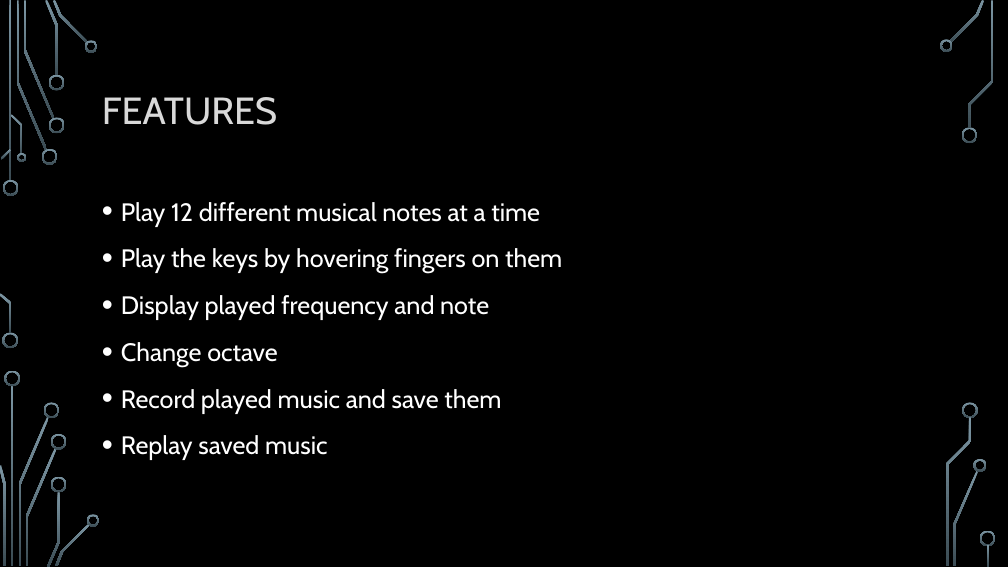
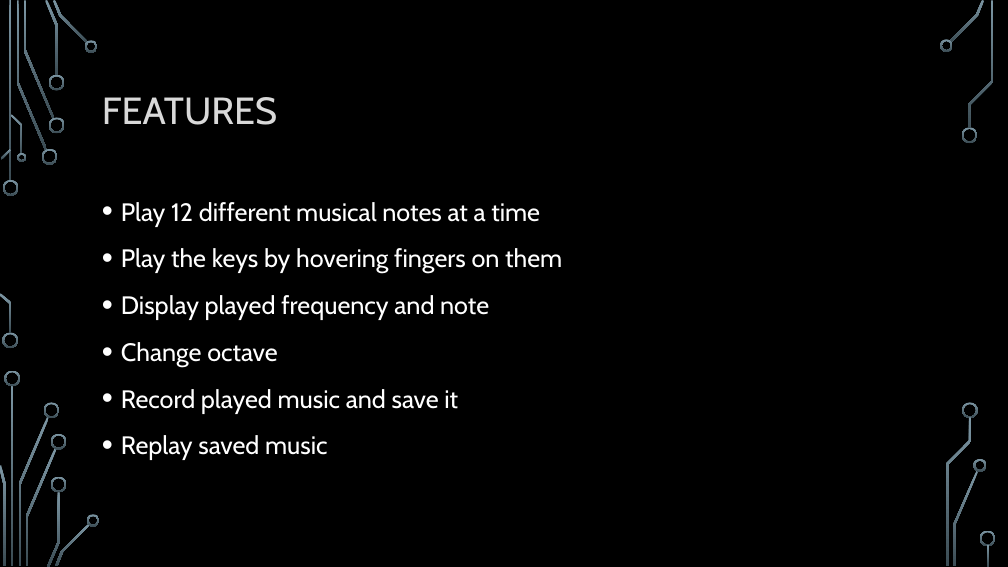
Before and after one commit to NahianSalsabil/Gesture-Based-Mini-Piano, a slide deck: slide 4 of project proposal/CSE 316 Project.pptx. Drawn at 1008x567 pixels with LibreOffice and Linux fonts; fonts in the diff are those of the drawing; background and template pictures are left out. Boxes give left, top, right and bottom in pixels: in the first picture for what was removed or moved away, otherwise in the second. Text is boxed around its words. In the diff, an @@ line names an element or a change of style, - is before the commit and + after.

```diff
--- a/project proposal/CSE 316 Project.pptx
+++ b/project proposal/CSE 316 Project.pptx
@@ text at [121, 389, 458, 414]: text changed @@
-• Record played music and save them
+• Record played music and save it
```
Also in this commit, not shown: 1 other slide changed, 8 other files.
